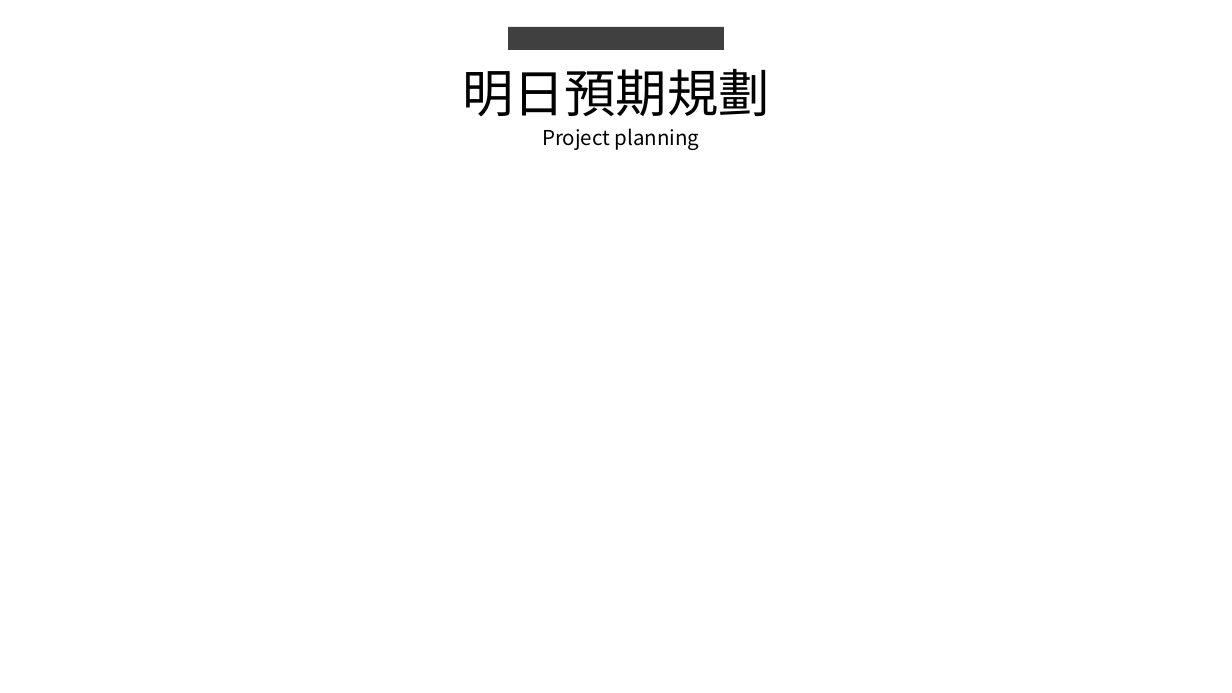
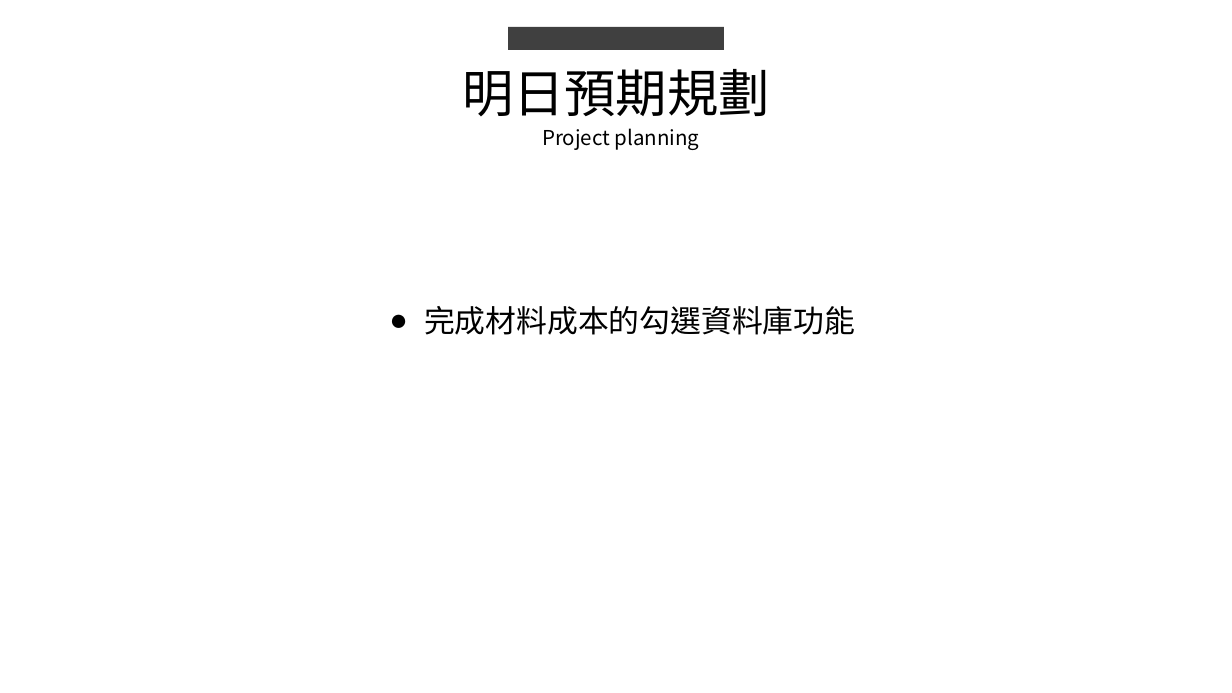
Before and after one commit to king637324/KnowledgeGreenhouseSystem, a slide deck: slide 5 of 工作日報_葉柏漢/2021.08/2021.08.19(加班)~2021.08.20工作日報_葉柏漢.pptx (slide 4 before the commit). Drawn at 1232x693 pixels with LibreOffice and Linux fonts; fonts in the diff are those of the drawing. Boxes give left, top, right and bottom in pixels: in the first picture for what was removed or moved away, otherwise in the second. Text is boxed around its words. In the diff, an @@ line names an element or a change of style, - is before the commit and + after.

```diff
--- a/工作日報_葉柏漢/2021.08/2021.08.19(加班)~2021.08.20工作日報_葉柏漢.pptx
+++ b/工作日報_葉柏漢/2021.08/2021.08.19(加班)~2021.08.20工作日報_葉柏漢.pptx
@@ text added at (x1=424, y1=306, x2=855, y2=335), 24 pt, text #000000 @@
+● 完成材料成本的勾選資料庫功能
```
Also in this commit, not shown: 1 other slide changed, 1 slide added, 9 other files.
